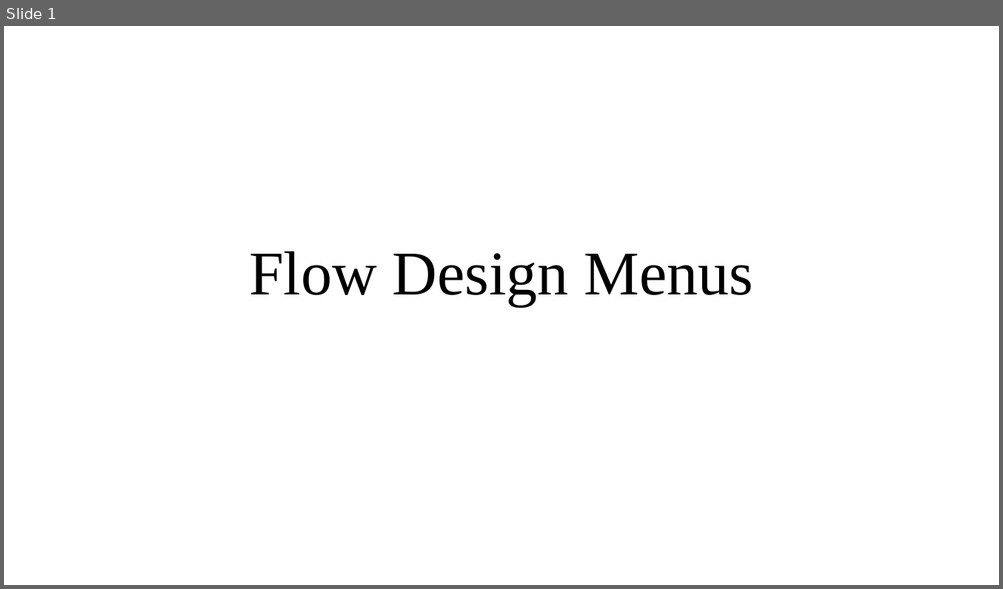
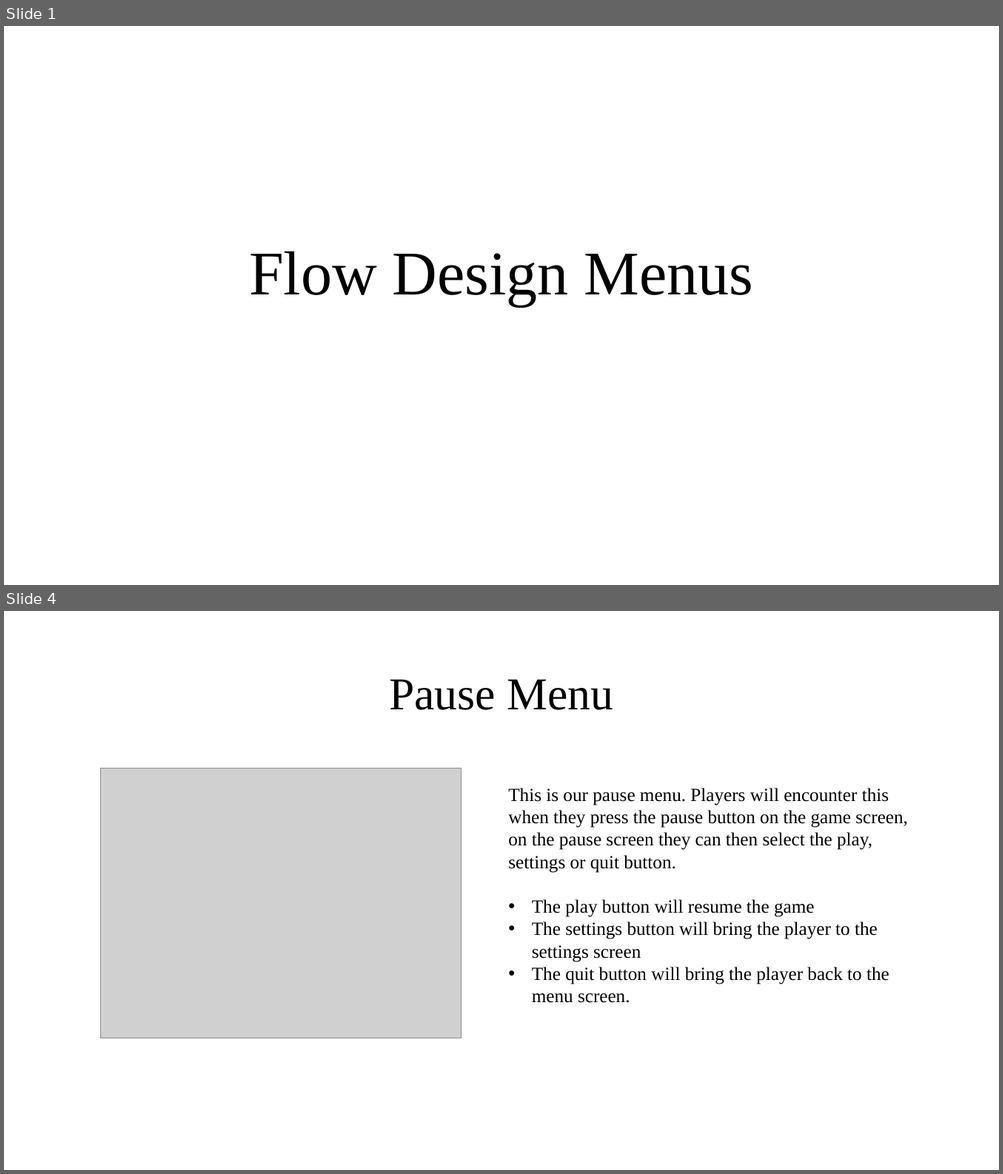
Before and after one commit to UoSGamesGroups/second-semester-s2-level-4-5-group-7, a slide deck: Flow Design Menus.pptx. Shown one above the other, each under a label of ours: slide 1 before the commit, slides 1 and 4 after it; the slides between them are not shown. The pictures are 1003x589 and 1003x1174 pixels, drawn with LibreOffice and Linux fonts; fonts in the diff are those of the drawing; grey boxes stand for pictures. Boxes give left, top, right and bottom in pixels: in the first picture for what was removed or moved away, otherwise in the second. Text is boxed around its words. In the diff, an @@ line names an element or a change of style, - is before the commit and + after.

Commit message:
completed flow design menu

```diff
--- a/Flow Design Menus.pptx
+++ b/Flow Design Menus.pptx
@@ slide 4 added at bbox=[4, 611, 999, 1170], background #FFFFFF @@
@@ title added at bbox=[389, 679, 613, 710], 44 pt, text #000000 @@
+Pause Menu
@@ picture added at bbox=[100, 769, 461, 1039] @@
@@ text added at bbox=[508, 788, 908, 1003], 18 pt, text #000000 @@
+This is our pause menu. Players will encounter this when they press the pause button on the game screen, on the pause screen they can then select the play, settings or quit button.
+• The play button will resume the game
+• The settings button will bring the player to the settings screen
+• The quit button will bring the player back to the menu screen.
```
Also in this commit, not shown: 4 other slides added, 4 slides removed.
